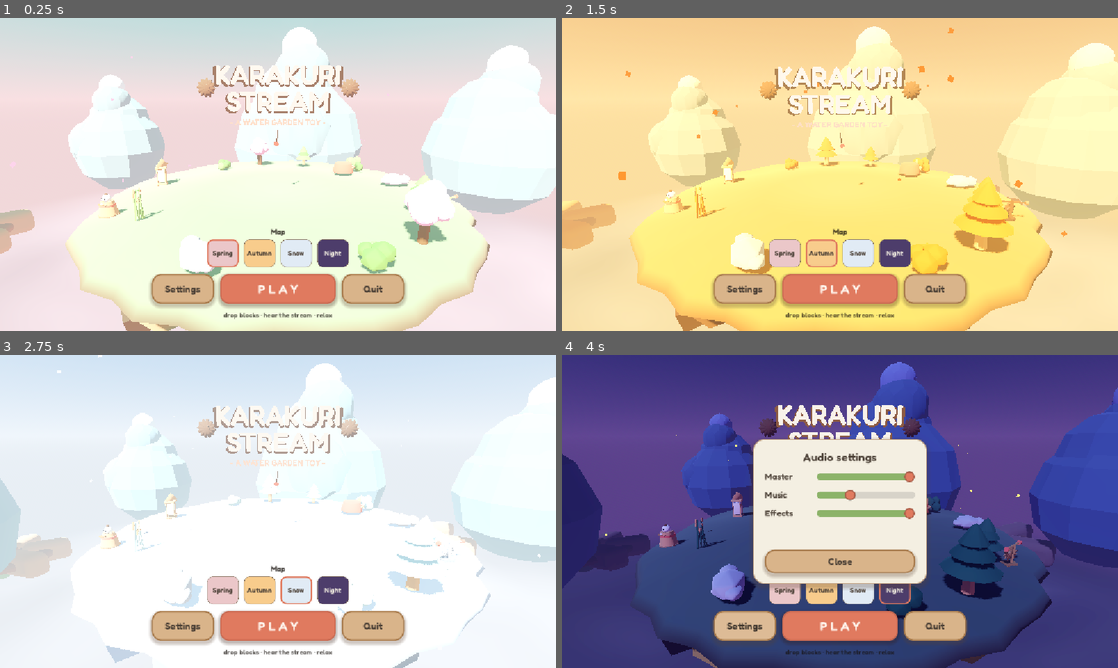
Above: before the commit, frames 1-4 (two rows, left to right).
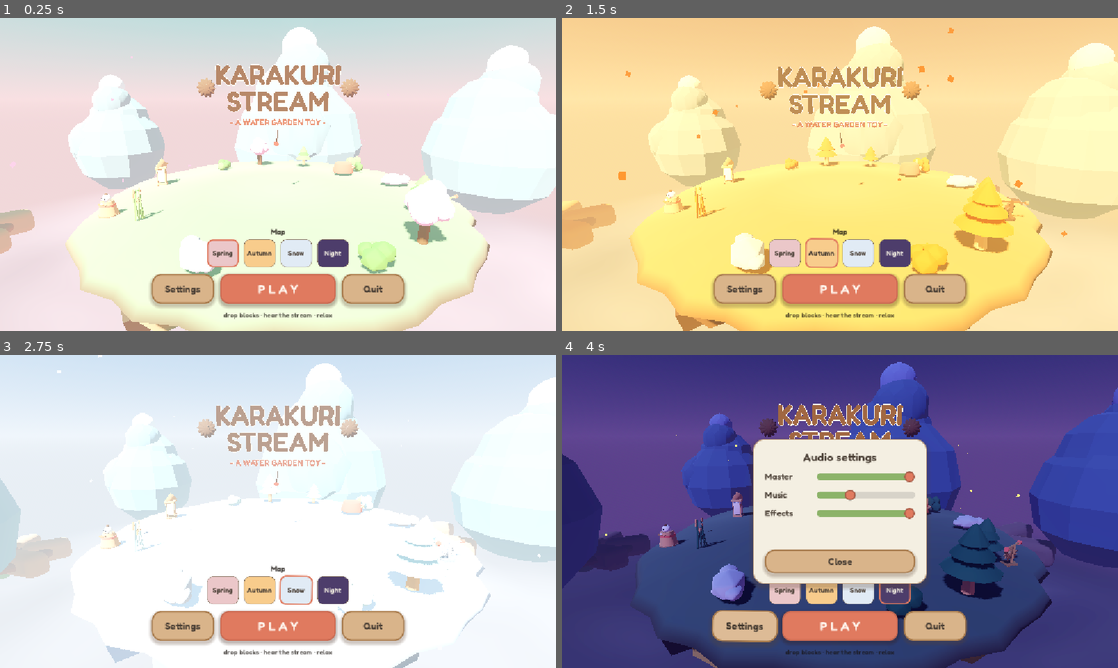
Above: after the commit, the same moments.

Repository: Saudadeeee/Karakuri-stream
Game: Godot game, scene res://scenes/main_menu.tscn
Same seed, same stepped clock (60 frames per second), same inputs: the game is played once before the commit and once after it.
Inputs:
- Up to frame 1 (0.25 s): no input
- Up to frame 2 (1.5 s): click "Spring" at 0.5 s; click "Autumn" at 1.25 s
- Up to frame 3 (2.75 s): click "Snow" at 2 s
- Up to frame 4 (4 s): click "Night" at 2.75 s; click "Settings" at 3.5 s

The runs differ from the first frame. In frame 1, 2.1% of the frame differs, in the area x 38-62%, y 14-35%; in frame 2, 2.5%, in the area x 38-62%, y 15-80%; in frame 3, 2.3%; in frame 4, 1.9%.

Commit message:
feat: squishy buttons, and a wordmark that can actually be read
CuteButton turns a plain Button into something that feels like soft rubber:
hover pops it up and tilts it, press SQUASHES it wide and short, release
overshoots past its resting size and settles. The overshoot is the whole effect —
springing straight back to 1.0 feels dead.

It drives scale and rotation only, never position or size. These buttons live in
VBoxContainers, and a container rewrites position/size every layout pass, so
animating those fights the container and jitters. pivot_offset has to track the
button's size too, or it scales from the top-left corner and slides sideways as
it grows.

Clicks use a new AudioManager.play_ui_pop — the same wood knock as the blocks but
NON-positional, since a button has no place in the world and a 3D player would
pan and fade it with the camera. The hotbar passes quiet_hover: sweeping a mouse
across sixteen icons firing sixteen knocks stops being charming immediately.

Wordmark: the cream face on a pale pink sky had almost no contrast and the title
read as an outline rather than letters. Inverted to a warm wood face with a cream
outline, which also survives all four skies — a dark face vanishes on the night
map, a light one vanishes on pink and snow, so it needs both.

The outline is four same-size copies nudged around the face, NOT one scaled-up
copy behind: scaling text stretches letter SPACING as well as the glyphs, so the
two layers drift apart and you see doubled letterforms instead of an outline.
All five instances share one TextMesh, so the glyphs are triangulated once.

Verified by rendering the menu and reading the screenshots rather than assuming —
which is also how the Light-weight font bug was caught.

Diff:
--- a/scripts/autoload/audio_manager.gd
+++ b/scripts/autoload/audio_manager.gd
@@ -132,6 +132,23 @@
 	player.finished.connect(player.queue_free)
 	player.play()
 
+## UI clicks: the same wood knock as the blocks, but NON-positional, because a
+## button has no place in the world — routed through a 3D player it would pan and
+## fade with the camera, which is exactly wrong for an interface.
+## `up` picks the brighter of two pitches, so hovering and pressing answer each
+## other instead of repeating one sound.
+func play_ui_pop(up: bool = false) -> void:
+	if not _can_start("ui%s" % ("u" if up else "d")):
+		return
+	var player := AudioStreamPlayer.new()
+	player.bus = "SFX"
+	player.stream = WOOD_HIT
+	player.pitch_scale = (1.85 if up else 1.42) * randf_range(0.985, 1.015)
+	player.volume_db = -15.0 if up else -11.0
+	add_child(player)
+	player.finished.connect(player.queue_free)
+	player.play()
+
 func make_water_loop_player() -> AudioStreamPlayer3D:
 	var player := AudioStreamPlayer3D.new()
 	player.bus = "SFX"
--- a/scripts/main_scene.gd
+++ b/scripts/main_scene.gd
@@ -77,6 +77,7 @@
 	ok.text = "Got it"
 	ok.custom_minimum_size = Vector2(0, 42)
 	box.add_child(ok)
+	CuteButton.wire(ok)
 	ok.pressed.connect(func():
 		panel.queue_free()
 		var c := ConfigFile.new()
--- /dev/null
+++ b/scripts/ui/cute_button.gd
@@ -0,0 +1,96 @@
+class_name CuteButton
+extends RefCounted
+
+## Makes a plain Button feel like a soft rubber thing you can poke.
+##
+## Four beats, and they only read as "cute" together:
+##   hover   — pops up a touch and tilts, with a quiet high knock
+##   press   — SQUASHES wide and short and sinks, like a stamp going down
+##   release — overshoots back past its resting size and settles (TRANS_BACK);
+##             springing straight to 1.0 feels dead, the overshoot is the toy
+##   leave   — unwinds whatever state it was in, even mid-press
+##
+## Everything is driven through `scale` and `rotation`, never `position` or
+## `size`, because these buttons live inside VBoxContainers and a container
+## overwrites position/size every layout pass — animating those fights the
+## container and jitters. Scale and rotation are pure visual transforms the
+## container does not touch.
+##
+## `pivot_offset` has to track the button's size or it scales from the top-left
+## corner and slides sideways as it grows, so it is re-centred on every resize.
+
+const HOVER_SCALE := 1.055
+const HOVER_TILT := 0.017
+const PRESS_SQUASH := Vector2(1.09, 0.86)
+const POP_TIME := 0.13
+const SETTLE_TIME := 0.34
+
+## Wire one button. Safe to call twice — the marker meta stops double-tweening,
+## which would otherwise fight itself and leave buttons stuck at odd sizes.
+##
+## `quiet_hover` is for tight rows of small icons: sweeping the mouse across the
+## hotbar would otherwise fire a dozen hover knocks in a second, which stops
+## being charming immediately. Those still click on press.
+static func wire(b: Button, quiet_hover: bool = false) -> void:
+	if b.has_meta("cute"):
+		return
+	b.set_meta("cute", true)
+	b.set_meta("cute_quiet", quiet_hover)
+	_recenter(b)
+	b.resized.connect(_recenter.bind(b))
+	b.mouse_entered.connect(_on_hover.bind(b, true))
+	b.mouse_exited.connect(_on_hover.bind(b, false))
+	b.button_down.connect(_on_down.bind(b))
+	b.button_up.connect(_on_up.bind(b))
+
+## Wire every Button under `root`. Menus build their UI in code, so this is the
+## one call each of them needs rather than remembering it per button.
+static func apply_all(root: Node) -> void:
+	if root is Button:
+		wire(root)
+	for c in root.get_children():
+		apply_all(c)
+
+static func _recenter(b: Button) -> void:
+	b.pivot_offset = b.size * 0.5
+
+static func _tween(b: Button) -> Tween:
+	# One tween per button: starting a second while the first runs leaves two
+	# writing to scale on the same frame and the button visibly stutters.
+	var old = b.get_meta("cute_tween", null)
+	if old != null and is_instance_valid(old) and (old as Tween).is_running():
+		(old as Tween).kill()
+	var t: Tween = b.create_tween().set_parallel(true)
+	b.set_meta("cute_tween", t)
+	return t
+
+static func _on_hover(b: Button, entered: bool) -> void:
+	if b.disabled:
+		return
+	var t := _tween(b)
+	var scale: Vector2 = Vector2.ONE * (HOVER_SCALE if entered else 1.0)
+	var tilt: float = HOVER_TILT if entered else 0.0
+	t.tween_property(b, "scale", scale, POP_TIME).set_trans(Tween.TRANS_BACK).set_ease(Tween.EASE_OUT)
+	t.tween_property(b, "rotation", tilt, POP_TIME).set_trans(Tween.TRANS_SINE)
+	if entered and not bool(b.get_meta("cute_quiet", false)):
+		AudioManager.play_ui_pop(true)
+
+static func _on_down(b: Button) -> void:
+	if b.disabled:
+		return
+	var t := _tween(b)
+	t.tween_property(b, "scale", PRESS_SQUASH, 0.06).set_trans(Tween.TRANS_QUAD)
+	t.tween_property(b, "rotation", 0.0, 0.06)
+	AudioManager.play_ui_pop(false)
+
+static func _on_up(b: Button) -> void:
+	if b.disabled:
+		return
+	# Overshoot on the way back: the springiness IS the effect. Land on the hover
+	# size if the pointer is still over it, otherwise all the way home.
+	var resting: float = HOVER_SCALE if b.is_hovered() else 1.0
+	var t := _tween(b)
+	t.tween_property(b, "scale", Vector2.ONE * resting, SETTLE_TIME) \
+		.set_trans(Tween.TRANS_BACK).set_ease(Tween.EASE_OUT)
+	t.tween_property(b, "rotation", HOVER_TILT if b.is_hovered() else 0.0, SETTLE_TIME) \
+		.set_trans(Tween.TRANS_SINE)
--- a/scripts/ui/main_menu.gd
+++ b/scripts/ui/main_menu.gd
@@ -25,6 +25,9 @@
 	_build_ui()
 	_load_audio()
 	_apply_theme()
+	# Every button in this menu is built in code above, so one sweep at the end
+	# is simpler and harder to forget than wiring each one at its call site.
+	CuteButton.apply_all(self)
 
 func _process(delta: float) -> void:
 	if is_instance_valid(_cam_rig):
@@ -110,17 +113,18 @@
 		{"text": "KARAKURI", "size": 1.35, "y": 0.75},
 		{"text": "STREAM", "size": 1.35, "y": -0.55},
 	]
+	# Sticker treatment: a FAT cream halo behind a warm wood face. The polarity
+	# matters and used to be the other way round — a cream face on the pale pink
+	# spring sky had almost no contrast and the title read as an outline.
+	#
+	# It has to survive all four skies, which rules out picking one colour: a dark
+	# face vanishes on the indigo night map, a light one vanishes on pink and
+	# snow. Doing both is what makes it theme-proof — the halo separates the
+	# letters from a dark sky, the face separates them from a pale one.
 	for l in lines:
-		# Deep-wood drop copy behind + cream face in front — flat unshaded
-		# colours so the wordmark stays bold against the pastel sky.
-		_title_root.add_child(_letter_mesh(l["text"], l["size"] * 1.05, l["y"] - 0.07,
-			-0.12, Color("6b4a30"), 0.1))
-		_title_root.add_child(_letter_mesh(l["text"], l["size"], l["y"],
-			0.0, Color("fdf3e3"), 0.16))
-
-	# Salmon subtitle under the wordmark.
-	var sub := _letter_mesh("- A WATER GARDEN TOY -", 0.42, -1.62, 0.0, Color("f5c4a8"), 0.05)
-	_title_root.add_child(sub)
+		_add_haloed(l["text"], l["size"], l["y"], Color("7d5533"), 0.16, 0.035)
+	# Subtitle got the same treatment — plain salmon on a pink sky was invisible.
+	_add_haloed("- A WATER GARDEN TOY -", 0.42, -1.62, Color("c2694a"), 0.05, 0.016)
 
 	# The wordmark hangs on a running MOVEMENT: two meshing wooden cogs flank it
 	# and a weight-pendulum keeps time — the karakuri soul at first glance.
@@ -161,6 +165,34 @@
 	m.albedo_color = c
 	m.shading_mode = BaseMaterial3D.SHADING_MODE_UNSHADED
 	return m
+
+const HALO := Color("fff6e8")
+
+## Text with a cream outline around it, and the reason it is built this way.
+##
+## The obvious outline — a second copy scaled up behind — does NOT work for text:
+## scaling stretches the LETTER SPACING as well as the glyphs, so the two copies
+## drift apart and you see doubled letterforms rather than an outline. Instead,
+## four copies at the SAME size are nudged up/down/left/right behind the face, so
+## every glyph lines up exactly.
+##
+## All five instances SHARE one TextMesh. Triangulating glyphs is the expensive
+## part; five MeshInstance3D pointing at one mesh costs five draw calls and one
+## triangulation, where five TextMesh resources would pay for the outlines five
+## times over.
+func _add_haloed(text: String, size: float, y: float, col: Color, depth: float, spread: float) -> void:
+	var face := _letter_mesh(text, size, y, 0.0, col, depth)
+	for o in [Vector2(-1, 0), Vector2(1, 0), Vector2(0, -1), Vector2(0, 1)]:
+		var edge := MeshInstance3D.new()
+		edge.mesh = face.mesh
+		edge.position = Vector3(o.x * spread, y + o.y * spread, -0.12)
+		edge.cast_shadow = GeometryInstance3D.SHADOW_CASTING_SETTING_OFF
+		var m := StandardMaterial3D.new()
+		m.albedo_color = HALO
+		m.shading_mode = BaseMaterial3D.SHADING_MODE_UNSHADED
+		edge.material_override = m
+		_title_root.add_child(edge)
+	_title_root.add_child(face)
 
 func _letter_mesh(text: String, size: float, y: float, z: float, col: Color, depth: float) -> MeshInstance3D:
 	var tm := TextMesh.new()
--- a/scripts/ui/material_ui.gd
+++ b/scripts/ui/material_ui.gd
@@ -82,6 +82,9 @@
 		vbox.add_child(button)
 		_buttons[type] = button
 		button.pressed.connect(placement_controller.select_material.bind(type))
+		# Quiet hover: a mouse sweeping this 16-icon strip would otherwise fire a
+		# knock per icon. Press still clicks.
+		CuteButton.wire(button, true)
 
 	placement_controller.material_changed.connect(_on_material_changed)
 	_on_material_changed(BlockData.Type.WOOD)
--- a/scripts/ui/pause_menu.gd
+++ b/scripts/ui/pause_menu.gd
@@ -33,6 +33,7 @@
 	volume_slider.value_changed.connect(_on_volume_changed)
 
 	_load_settings()
+	CuteButton.apply_all(self)
 
 func _unhandled_input(event: InputEvent) -> void:
 	if event.is_action_pressed("ui_cancel"):
Not shown, added: scripts/ui/cute_button.gd.uid
